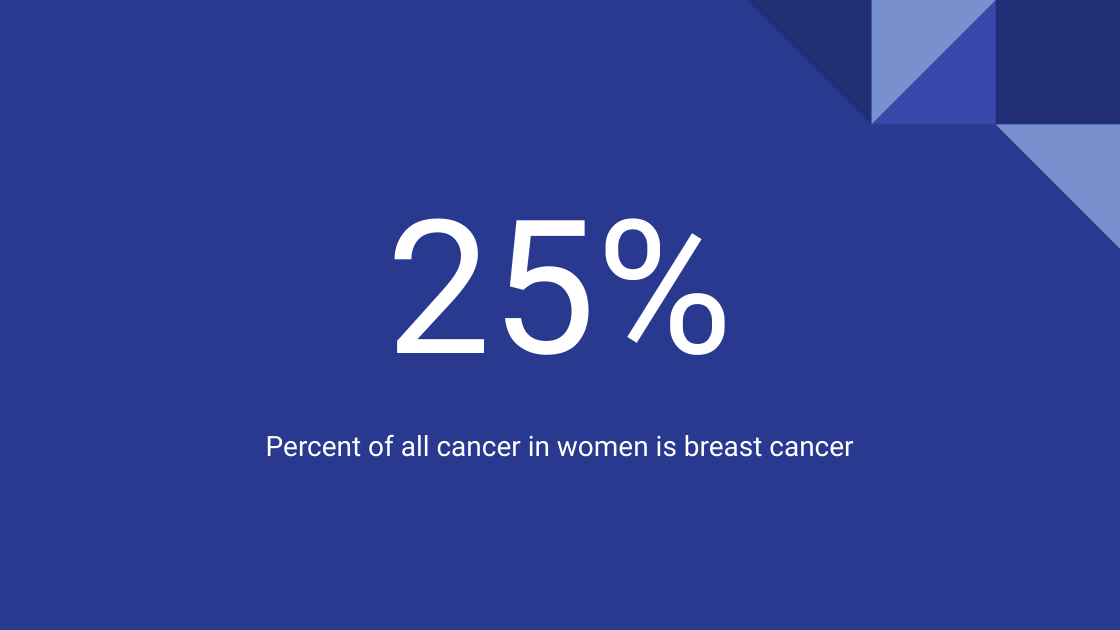
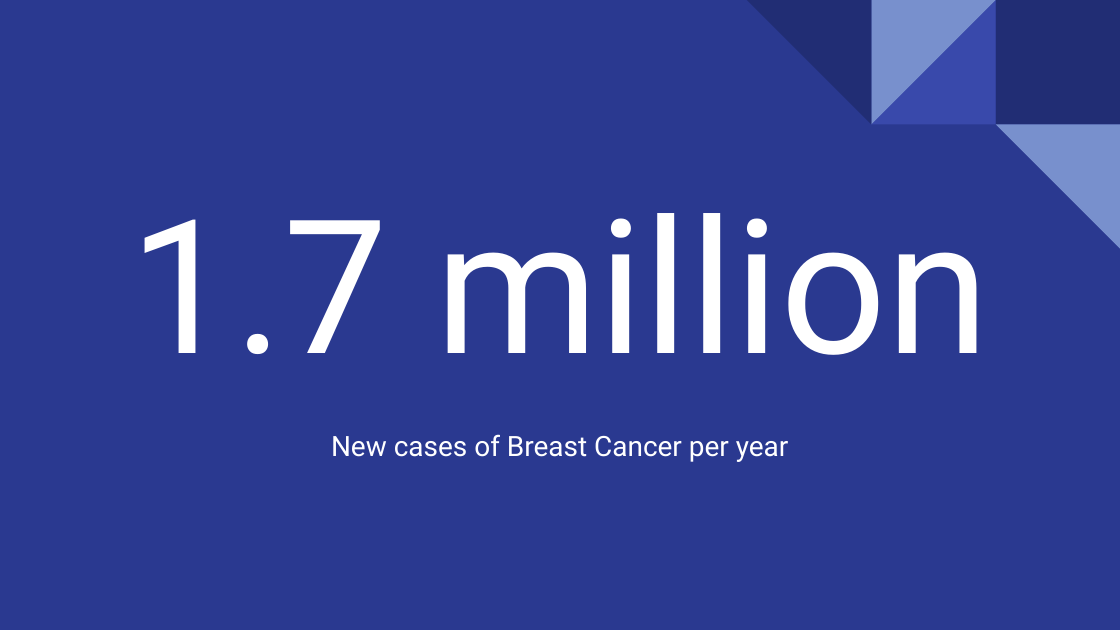
Before and after one commit to venkatrao1/mahacks3, a slide deck: slide 3 of Predicting Breast Cancer_ MAHacks III project.pptx. Drawn at 1120x630 pixels with LibreOffice and Linux fonts; fonts in the diff are those of the drawing. Boxes give left, top, right and bottom in pixels: in the first picture for what was removed or moved away, otherwise in the second. Text is boxed around its words. In the diff, an @@ line names an element or a change of style, - is before the commit and + after.

```diff
--- a/Predicting Breast Cancer_ MAHacks III project.pptx
+++ b/Predicting Breast Cancer_ MAHacks III project.pptx
@@ title at <box>130,213,989,355</box>: text changed @@
-25%
+1.7 million
@@ text at <box>331,434,789,462</box>: text changed @@
-Percent of all cancer in women is breast cancer
+New cases of Breast Cancer per year
```
Also in this commit, not shown: 3 other slides changed.
